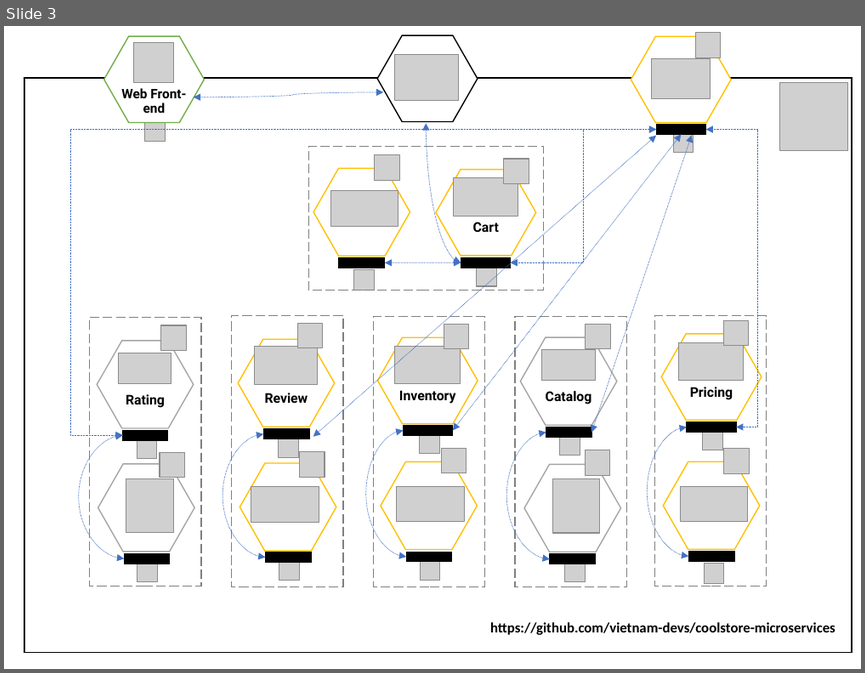
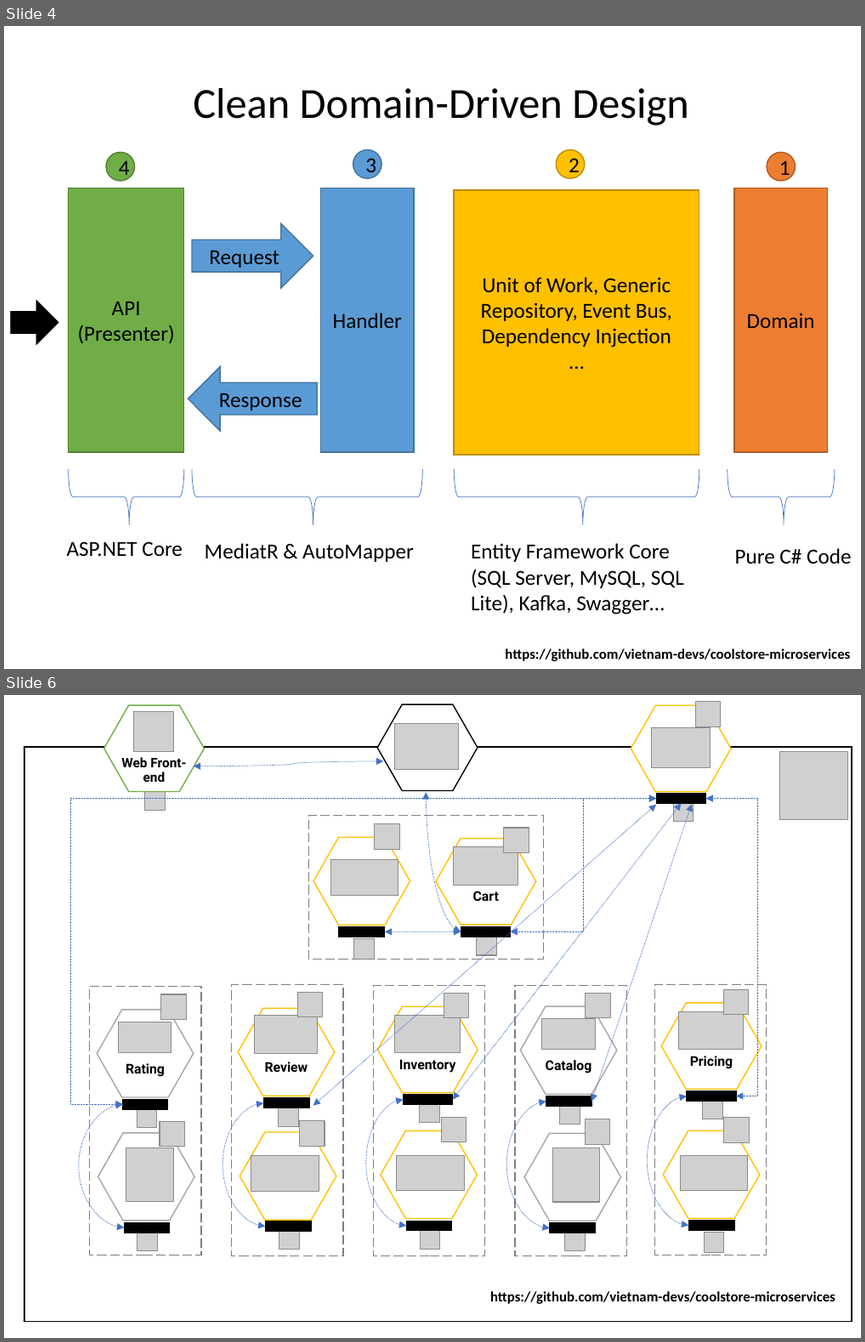
Before and after one commit to ProgrammeChef/microservices-coolstore, a slide deck: assets/state-of-the-art.pptx. Shown one above the other, each under a label of ours: slide 3 before the commit, slides 4 and 6 after it; the slides between them are not shown. The pictures are 865x673 and 865x1342 pixels, drawn with LibreOffice and Linux fonts; fonts in the diff are those of the drawing; grey boxes stand for pictures. Boxes give left, top, right and bottom in pixels: in the first picture for what was removed or moved away, otherwise in the second. Text is boxed around its words. In the diff, an @@ line names an element or a change of style, - is before the commit and + after.

```diff
--- a/assets/state-of-the-art.pptx
+++ b/assets/state-of-the-art.pptx
@@ slide 4 added at (x1=4, y1=26, x2=861, y2=669), background #FFFFFF @@
@@ text added at (x1=193, y1=88, x2=688, y2=125), 36 pt, text #000000 @@
+Clean Domain-Driven Design
@@ ellipse added at (x1=106, y1=152, x2=134, y2=180), fill #70AD47, outline #538035 1 pt, 18 pt, text #000000 @@
+4
@@ ellipse added at (x1=352, y1=149, x2=381, y2=177), fill #5B9BD5, outline #43739E 1 pt, 18 pt, text #000000 @@
+3
@@ ellipse added at (x1=556, y1=149, x2=584, y2=177), fill #FFC000, outline #BD8E00 1 pt, 18 pt, text #000000 @@
+2
@@ ellipse added at (x1=766, y1=152, x2=794, y2=180), fill #ED7D31, outline #AF5C24 1 pt, 18 pt, text #000000 @@
+1
@@ rectangle added at (x1=69, y1=188, x2=184, y2=452), fill #70AD47, outline #538035 1 pt, 18 pt, text #000000 @@
+API
+(Presenter)
@@ rectangle added at (x1=321, y1=188, x2=414, y2=452), fill #5B9BD5, outline #43739E 1 pt, 18 pt, text #000000 @@
+Handler
@@ rectangle added at (x1=454, y1=191, x2=698, y2=454), fill #FFC000, outline #BD8E00 1 pt, 18 pt, text #000000 @@
+Unit of Work, Generic Repository, Event Bus,
+Dependency Injection
+…
@@ rectangle added at (x1=734, y1=188, x2=827, y2=452), fill #ED7D31, outline #AF5C24 1 pt, 18 pt, text #000000 @@
+Domain
@@ right arrow added at (x1=192, y1=224, x2=313, y2=288), fill #5B9BD5, outline #43739E 1 pt, 18 pt, text #000000 @@
+Request
@@ right arrow added at (x1=11, y1=301, x2=58, y2=344), fill #000000, outline #000000 1 pt @@
@@ left arrow added at (x1=188, y1=366, x2=318, y2=431), fill #5B9BD5, outline #43739E 1 pt, 18 pt, text #000000 @@
+Response
@@ right brace added at (x1=69, y1=469, x2=184, y2=525), outline #4472C4 0.5 pt @@
@@ right brace added at (x1=192, y1=469, x2=422, y2=525), outline #4472C4 0.5 pt @@
@@ right brace added at (x1=454, y1=469, x2=698, y2=524), outline #4472C4 0.5 pt @@
@@ right brace added at (x1=727, y1=469, x2=834, y2=525), outline #4472C4 0.5 pt @@
@@ text added at (x1=67, y1=541, x2=182, y2=556), 18 pt, text #000000 @@
+ASP.NET Core
@@ text added at (x1=205, y1=543, x2=414, y2=562), 18 pt, text #000000 @@
+MediatR & AutoMapper
@@ text added at (x1=471, y1=543, x2=684, y2=614), 18 pt, text #000000 @@
+Entity Framework Core (SQL Server, MySQL, SQL Lite), Kafka, Swagger…
@@ text added at (x1=735, y1=548, x2=851, y2=563), 18 pt, text #000000 @@
+Pure C# Code
@@ text added at (x1=505, y1=648, x2=850, y2=661), 12 pt, text #000000, bold @@
+https://github.com/vietnam-devs/coolstore-microservices
@@ what was slide 3 is now slide 6 @@
```
Also in this commit, not shown: 3 other slides added, 1 slide removed, 3 other files.
